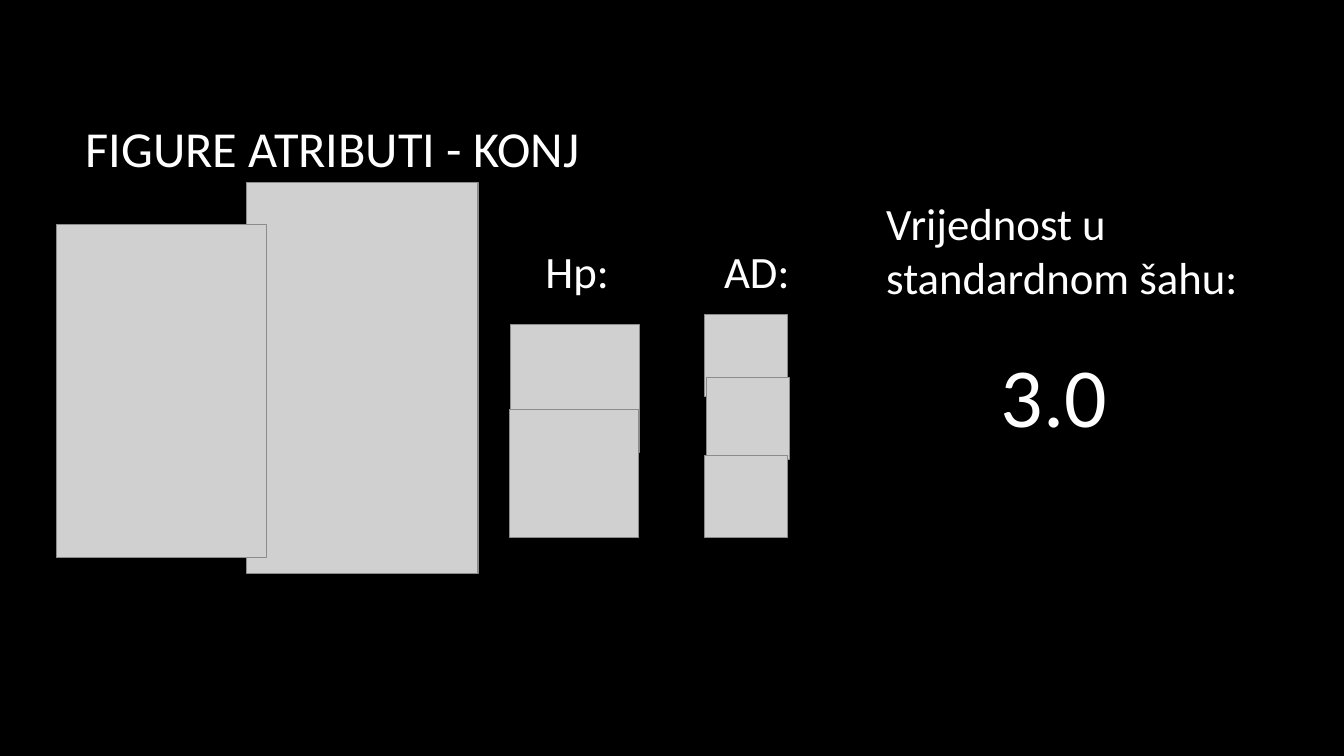
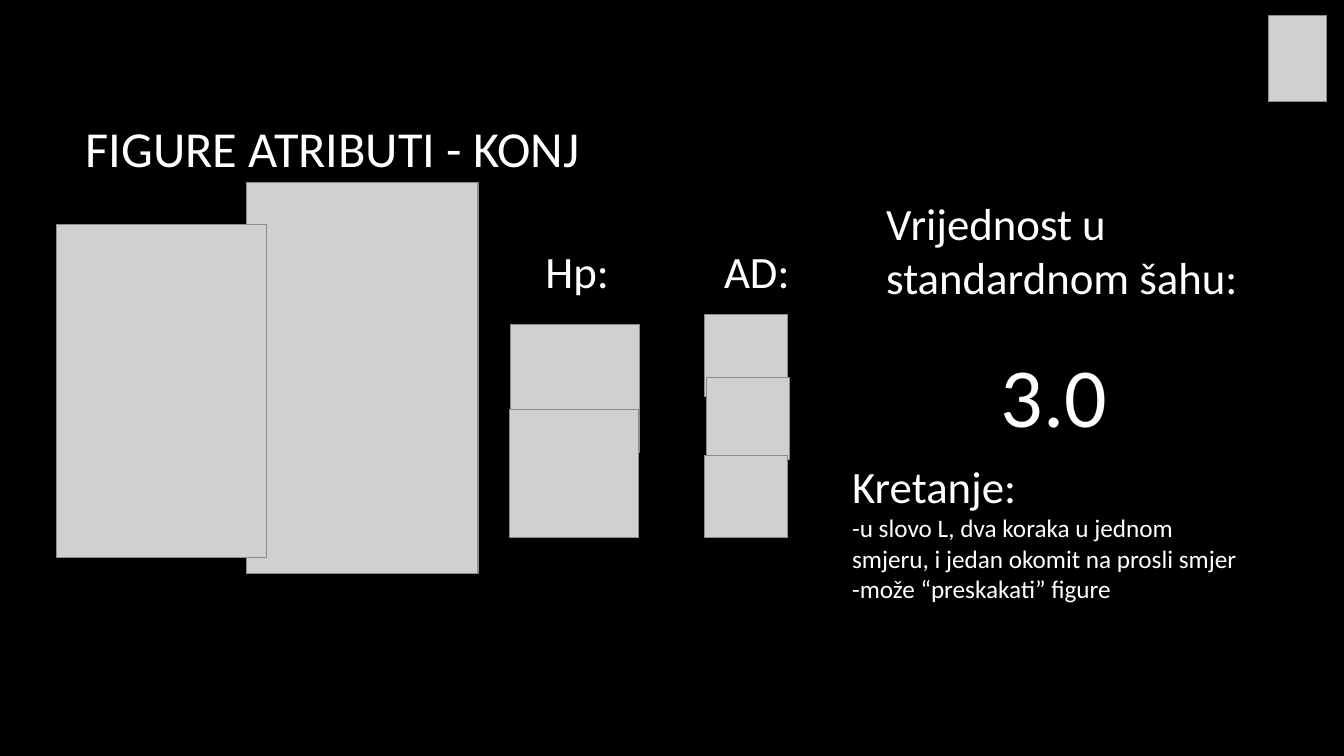
Before and after one commit to lukinjozg/RP2_Sah_projekt, a slide deck: slide 5 of INTERGALAKTIČKI_ŠAH.pptx (slide 4 before the commit). Drawn at 1344x756 pixels with LibreOffice and Linux fonts; fonts in the diff are those of the drawing; grey boxes stand for pictures; background and template pictures are left out. Boxes give left, top, right and bottom in pixels: in the first picture for what was removed or moved away, otherwise in the second. Text is boxed around its words. In the diff, an @@ line names an element or a change of style, - is before the commit and + after.

```diff
--- a/INTERGALAKTIČKI_ŠAH.pptx
+++ b/INTERGALAKTIČKI_ŠAH.pptx
@@ picture added at (1268,15,1327,102) @@
@@ text added at (852,472,1236,603), 18 pt, text #FFFFFF @@
+Kretanje:
+-u slovo L, dva koraka u jednom smjeru, i jedan okomit na prosli smjer
+-može “preskakati” figure
```
Also in this commit, not shown: 6 other slides changed, 14 slides added, 1 slide removed.
